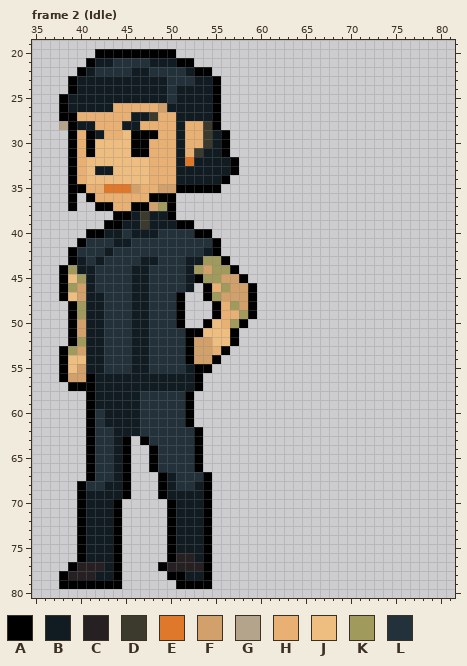
Edited in one commit: pixel-art file (Assets/UnfinishedAssets/CharacterAssets/Characters/Olivia/Idle/Olivia Idle.aseprite). The picture above was drawn from the file before the commit.
96x96 pixels, 12 frames. Colours within 5 levels of each other are drawn and written as one. Shown: frame 2 (Idle): x 35..81, y 19..80. The commit also changed other frames, which this record leaves out.
Palette (. is transparent): A #000000  B #111c22  C #262023  D #3c392d  E #e0782b  F #d2a16b  G #b4a48c  H #e8b073  J #eebd80  K #a19a5d  L #22313a
Pixels before, frame 2 (Idle) (only the part around the change), first column x 35:
19 ..................................
20 .......AAAAAAAAA..................
21 ......ABBLLLLBBBAA................
22 .....ABLLLLBBLLLLBAA..............
23 ....ABBBBBBBBBBLLLBBA.............
24 ....ABBBBBBBBBBLBBBBA.............
25 ...ABBBBBBBBBBBLBBBBA.............
26 ...ABBBBBHHHHHFBBBBBA.............
27 ...AAHHHHHHBBDHHBBBBA.............
28 ...GABBHHHBBHHHHBHHDA.............
29 ....AHABHHJAAAHHBHHDBA............
30 ....AHAJJJJAAHHHBHHDBA............
31 ....AHAJJJJAAHHHBHDBBA............
32 ....AHJJJJJJJHHHBEBBBBA...........
33 ....AHJBBJJJJHHHBBBBBBA...........
34 ....AHJJJJJJJHHHBBBBBA............
35 ....AAHHEEEFHHFFAAAAA.............
36 ....A.AHHHHHHAAA..................
37 ....A..AAHHAAFKA..................
38 .........AABDBBA..................
39 ........AABBDBBBAA................
40 ......AABBLBBBLLLLAA..............
41 .....ALLLBBLLLLLLLLLA.............
42 ....ALLLBLLLLLLLLLLBA.............
43 ....ABLBLLLLBBLLLBBKKA............
44 ...AKBBLLLLBBLLLLBKFKKA...........
45 ...AJKBLLLLBBLLLLBAKKFFA..........
46 ...AKFBLLLLBBLLLLB.AHKFFA.........
47 ...AJFBBLLLBBLLLA..AKFFFA.........
48 ....AKBBLLLBBLLLA...AHKFA.........
49 ....AKBBLLLBBLLLA...AHHKA.........
50 ....AFBBLLLBBLLLA..AJHKA..........
51 ....AFBBLLLBBLLLLAAJJJA...........
52 ....AKBBLLLBBLLLLAFFJJA...........
53 ...AKFBBLLLBBLLLLAFFHA............
54 ...AJJBBLLLBBLLLLAFFA.............
55 ...AJFBBLLLBBLLLLBAA..............
56 ...AFFABBBBBBBBBBBA...............
57 ....AAABBBBBBBBBBBA...............
58 ......ABBBBBLLLLLA................
59 ......ABBBBBLLLLLA................
60 ......ALBBBBLLLLLA................
61 ......ALBBBBLLLLLA................
62 ......ALLBBBLLLLLLA...............
63 ......ALLBA.ALLLLLA...............
64 ......ALLBA..ALLLLA...............
65 ......ALLBA..ALLLLA...............
66 ......ALLBA..ALLLLA...............
67 ......ALLBA...ABLLLA..............
68 .....ALLBBA...ABLLBA..............
69 .....ABBBBA...ABBBBA..............
70 .....ABBBA.....ABBBA..............
71 .....ABBBA.....ABBBA..............
72 .....ABBBA.....ABBBA..............
73 .....ABBBA.....ABBBA..............
74 .....ABBBA.....ABBBA..............
75 .....ABBBA.....ABBBA..............
76 .....ABBBA.....ACCBA..............
77 ....ACCCBA....ACCCCA..............
78 ...ACCCBBA.....AABBA..............
79 ...AAAAAAA......AAAA..............
80 ..................................
New version:
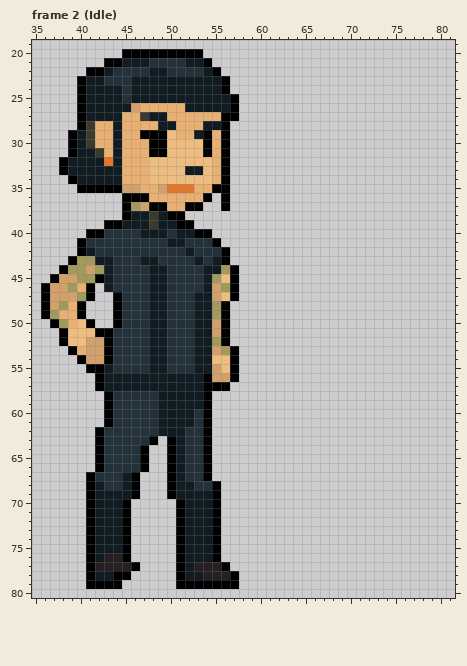
The exact change:
Changed rows in their new state; - is an unchanged pixel.
Frame 2 (Idle), layer "Idle":
first column x 36:
20 ------...------AAA------
21 -----..AABBBLLLLBBA-----
22 ----.AAB--LLBB--LLBA----
23 ---.A--LLL----BBB--BA---
24 ---.A----L----B----BA---
25 --..A----L----B----BBA--
26 --..A---BBF--HHH---BBA--
27 --..ABBBB-HDBB-HHHHHAA--
28 --..AD--BHH--BBH--BBA---
29 ----BDH-BHH--AJH-BAH----
30 ----BDHHBHHHAAJJJJAH----
31 ----BBDHBHHHAAJJJJAH----
32 --ABBBBEBHHHJJJJJJJHA.--
33 --ABBB--BHHHJJJJ--JHA.--
34 ----BBBBBHHHJJJJJJJH----
35 ---.-AAAAF----EEEHH-A---
36 ---.-....AAAHHHHHHA-A---
37 ---.--...AKFAAHHAA--A---
38 --------.--BD--A--------
39 -----------BD-----------
40 -------LL-L--B-BB-------
41 --------LL----BB--------
42 ---.AB-L--------B-LLA---
43 ----KK-B--------L-LB----
44 ----KFKB--LLBB--LLBB----
45 -AFF-KAB--LLBB--LLB-JA.-
46 AFF-HA.B--LLBB--LLBF-A..
47 AFFFKA..A-LLBB-LLBBFJA..
48 AFKHA...A-LLBB-LLBBKA...
49 AKHHA...A-LLBB-LLBBKA...
50 -AKHJA..A-LLBB-LLBBFA..-
51 --AJJJAA--LLBB--LBBFA.--
52 --AJJFFA--LLBB--LBBKA.--
53 --.AHFFA--LLBB--LBBFKA--
54 --..AFFA--LLBB--LBBJJA--
55 --...AAB--LLBB--LBBFJA--
56 --....A----------BAFFA--
57 ---...A----------BAAA---
58 -----..ALLL--BBBBBA-----
59 -----..ALLL--BBBBBA-----
60 -----..ALLL--BBBBLA-----
61 -----..ALLL--BBBBLA-----
62 -----.A-LLL--BBB-LA-----
63 -----.A-LLLLA.AB-LA-----
64 -----.A-LLLA..AB-LA-----
65 -----.A-LLLA..AB-LA-----
66 -----.A-LLLA..AB-LA-----
67 --------LBA--.AB--------
68 ----.ABLLBA--.ABBLLA----
69 ----.A---BA--.A---BA----
70 ----.A--BA----.A--BA----
71 ----.A--BA----.A--BA----
72 ----.A--BA----.A--BA----
73 ----.A--BA----.A--BA----
74 ----.A--BA----.A--BA----
75 ----.A--BA----.A--BA----
76 ----.A-CCA----.AB-BA----
77 ---..A-CCCA--..AB-CCA---
78 --...A---A----.---CCCA--
79 --...--------------AAA--
Boxes around the changes in both pictures, in picture pixels (x1, y1, x2, y2):
changed: (41, 49, 257, 589)
